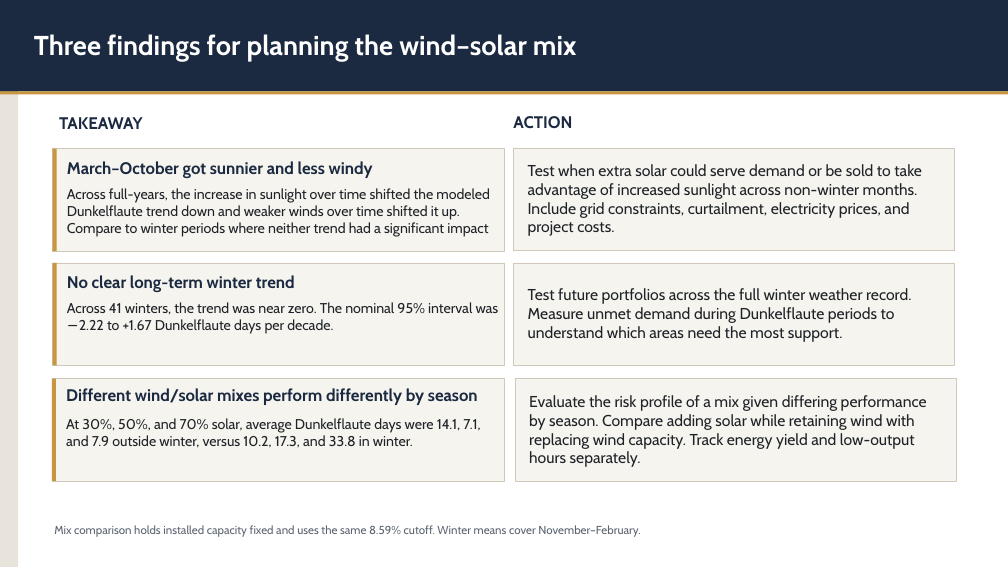
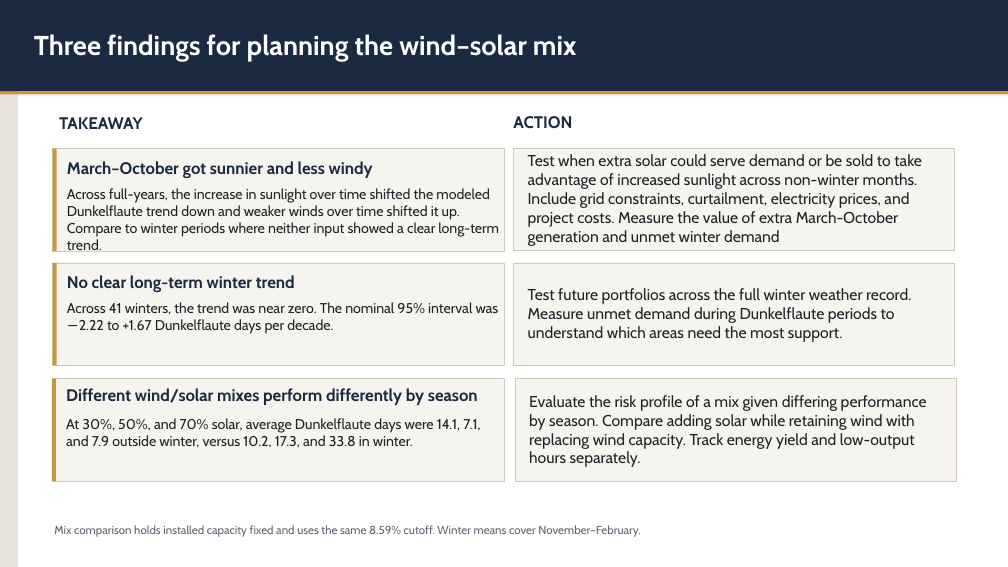
Before and after one commit to asakti47/dunkelflaute-explorer, a slide deck: slide 7 of Dunkelflaute Presentation.pptx. Drawn at 1008x567 pixels with LibreOffice and Linux fonts; fonts in the diff are those of the drawing. Boxes give left, top, right and bottom in pixels: in the first picture for what was removed or moved away, otherwise in the second. Text is boxed around its words. In the diff, an @@ line names an element or a change of style, - is before the commit and + after.

```diff
--- a/Dunkelflaute Presentation.pptx
+++ b/Dunkelflaute Presentation.pptx
@@ text at (x1=528, y1=154, x2=922, y2=246): text changed @@
-Test when extra solar could serve demand or be sold to take advantage of increased sunlight across non-winter months. Include grid constraints, curtailment, electricity prices, and project costs.
+Test when extra solar could serve demand or be sold to take advantage of increased sunlight across non-winter months. Include grid constraints, curtailment, electricity prices, and project costs. Measure the value of extra March-October generation and unmet winter demand
@@ text at (x1=67, y1=188, x2=499, y2=252): text changed @@
-Across full-years, the increase in sunlight over time shifted the modeled Dunkelflaute trend down and weaker winds over time shifted it up. Compare to winter periods where neither trend had a significant impact
+Across full-years, the increase in sunlight over time shifted the modeled Dunkelflaute trend down and weaker winds over time shifted it up. Compare to winter periods where neither input showed a clear long-term trend.
```
Also in this commit, not shown: 6 other slides changed.
